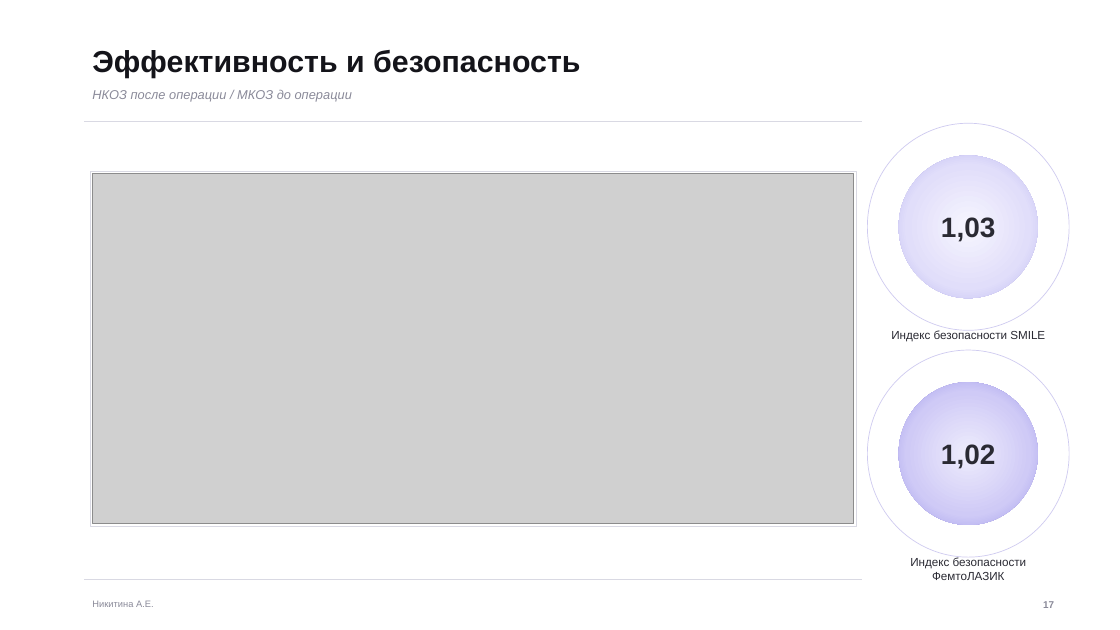
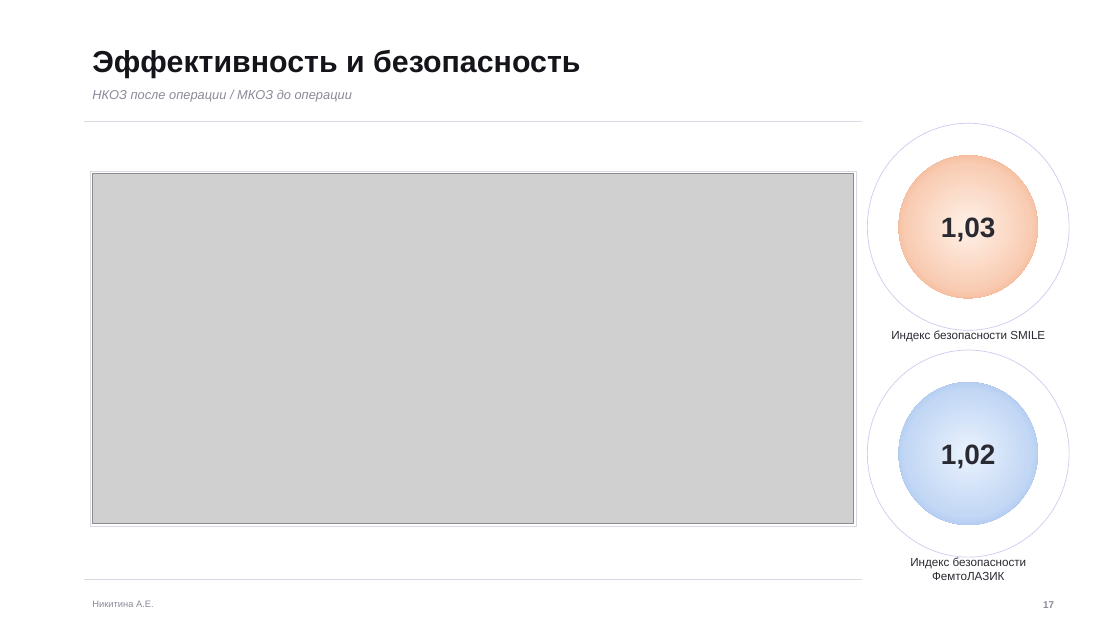
Before and after one commit to anastasianik2403-source/Mixed-astigmatism-calculator, a slide deck: slide 17 of presentations/Template7_Purple-Minimal.pptx. Drawn at 1120x630 pixels with LibreOffice and Linux fonts; fonts in the diff are those of the drawing; grey boxes stand for pictures; background and template pictures are left out. Boxes give left, top, right and bottom in pixels: in the first picture for what was removed or moved away, otherwise in the second. Text is boxed around its words. In the diff, an @@ line names an element or a change of style, - is before the commit and + after.

```diff
--- a/presentations/Template7_Purple-Minimal.pptx
+++ b/presentations/Template7_Purple-Minimal.pptx
@@ ellipse at <box>899,155,1038,298</box>: fill gradient #F6F5FE to #E1DEFA to #B9B3F0 to gradient #FFF1E8 to #F9CDB4 to #EE9A6C @@
@@ ellipse at <box>899,382,1038,525</box>: fill gradient #EEECFC to #CFCAF6 to #9C94EA to gradient #EAF2FD to #C3D8F5 to #8AB1E8 @@
```
Also in this commit, not shown: 8 other slides changed, 17 other files.
